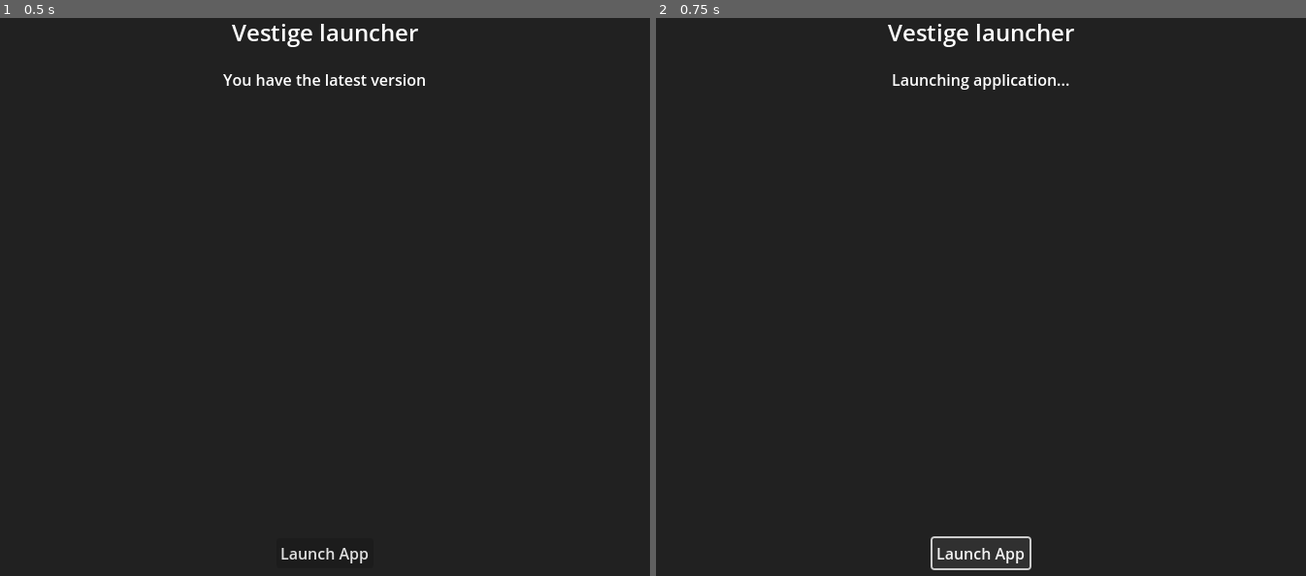
Above: before the commit, frames 1-2 (left to right).
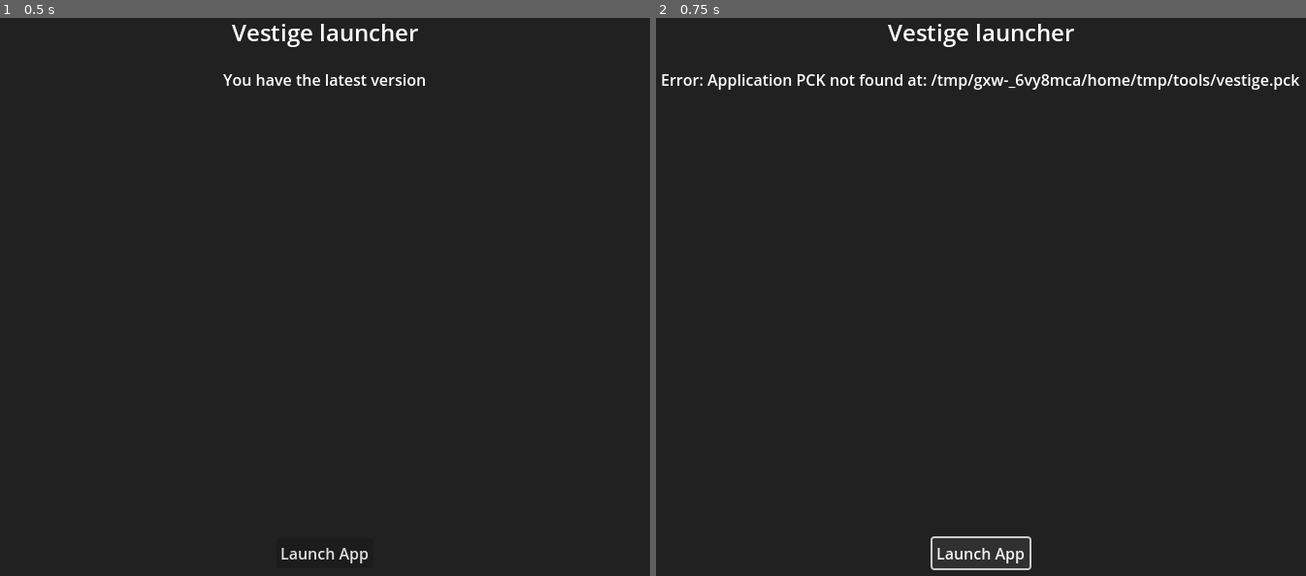
Above: after the commit, the same moments.

Repository: LepetitdHomme/VestigeLauncher
Game: Godot game, scene res://scenes/main.tscn
The game is run twice, just before and just after one commit, with the same random seed, the same clock (stepped at 60 frames per second) and the same inputs.
Inputs:
- Up to frame 1 (0.5 s): no input
- Up to frame 2 (0.75 s): click "Launch App" at 0.5 s

Frame 1 is identical in both runs. In frame 2, 1.1% of the frame differs, in the area x 0-99%, y 10-13%.

Commit message:
mac os working

Diff:
--- a/project.godot
+++ b/project.godot
@@ -30,3 +30,4 @@
 
 renderer/rendering_method="gl_compatibility"
 renderer/rendering_method.mobile="gl_compatibility"
+textures/vram_compression/import_etc2_astc=true
--- a/scripts/config.gd
+++ b/scripts/config.gd
@@ -19,18 +19,12 @@
 
 
 static func get_app_directory() -> String:
-	return OS.get_executable_path().get_base_dir()
+	if OS.get_name() == "macOS":
+		 # Use the app's user data directory, which is guaranteed to be writable
+		return OS.get_user_data_dir()
+	else:
+		return OS.get_executable_path().get_base_dir()
 
-#static func get_main_app_path() -> String:
-	#var base_dir = get_app_directory()
-	#
-	## Assuming the app is in a subdirectory called "app"
-	#match OS.get_name():
-		#"Windows":
-			#return base_dir.path_join("vestige.exe")
-		#_:
-			## For Mac and Linux, use the appropriate binary name
-			#return base_dir.path_join("vestige")
 
 static func get_app_pck_path() -> String:
 	return get_app_directory().path_join("vestige.pck")
--- a/scripts/main.gd
+++ b/scripts/main.gd
@@ -10,6 +10,7 @@
 
 
 func _ready():
+	adjust_viewport()
 	# Connect signals from the global UpdateManager singleton
 	UpdateManager.update_check_completed.connect(_on_update_check_completed)
 	UpdateManager.download_progress.connect(_on_download_progress)
@@ -31,6 +32,29 @@
 	# Begin update check
 	status_label.text = "Checking for updates..."
 	UpdateManager.check_for_updates()
+
+
+func get_ui_scale_factor(dpi: float, screen_size: Vector2) -> float:
+	var reference_dpi := 109.0
+	var reference_resolution := Vector2(2560, 1440)
+
+	var dpi_ratio := dpi / reference_dpi
+	var res_ratio := (screen_size.x * screen_size.y) / (reference_resolution.x * reference_resolution.y)
+
+	var custom_scale := 0.0 * dpi_ratio + 0.8 * res_ratio
+	return clamp(custom_scale, 1.0, 2.0)
+
+
+func adjust_viewport():
+	# Reference setup: 2K (2560x1440), ~27", ~109 DPI
+	var dpi = DisplayServer.screen_get_dpi()
+	var screen_size = DisplayServer.screen_get_size()
+	var scale_factor = get_ui_scale_factor(dpi, screen_size)
+	print("INFO: dpi:", dpi)
+	print("INFO: screen:", screen_size)
+	print("INFO: scale factor:", scale_factor)
+	get_viewport().content_scale_factor = scale_factor
+
 
 func _on_update_check_completed(has_update: bool, version_info: Dictionary):
 	if has_update:
@@ -78,11 +102,13 @@
 		else:
 			status_label.text = "Failed to install update."
 	else:
-		status_label.text = "Download failed."
+		pass
+		#status_label.text = "Download failed."
 
 	launch_button.visible = true
 
 func _on_error(message: String):
+	print(message)
 	status_label.text = "Error: " + message
 	launch_button.visible = true
 
@@ -107,7 +133,9 @@
 func _is_asset_for_current_platform(asset_name: String) -> bool:
 	#print_debug(OS.get_name())
 	var platform = OS.get_name().to_lower()
+	#print_debug(platform)
 	var asset_lower = asset_name.to_lower()
+	#print_debug(asset_lower)
 
 	# Simplified check - just look for the platform name in the asset name
 	return platform in asset_lower
--- a/scripts/update_manager.gd
+++ b/scripts/update_manager.gd
@@ -44,6 +44,7 @@
 	var error = _http_request.request(download_url)
 
 	if error != OK:
+		print_debug(error)
 		_downloading = false
 		error_occurred.emit("Failed to start download")
 		download_completed.emit(false)
@@ -74,16 +75,34 @@
 	return true
 
 
+
 func launch_app() -> void:
-	var app_path = OS.get_executable_path()
 	var app_pck_path = Config.get_app_pck_path()
 
+	print("PCK path: " + app_pck_path)
+
 	if not FileAccess.file_exists(app_pck_path):
-		error_occurred.emit("Application PCK not found at: ", app_pck_path)
+		error_occurred.emit("Application PCK not found at: " + app_pck_path)
 		return
 
-	var pid = OS.create_process(app_path, ["--main-pack", app_pck_path])
-	if pid <= 0:
+	var launch_success = false
+
+	if OS.get_name() == "macOS":
+		# On macOS, use create_instance which is designed for this purpose
+		# This creates a new instance of the same application with different arguments
+		var args = ["--main-pack", app_pck_path]
+		print("Creating new instance with args: " + str(args))
+		launch_success = OS.create_instance(args)
+		print("Create instance result: " + str(launch_success))
+	else:
+		# On Windows/Linux, use create_process
+		var app_path = OS.get_executable_path()
+		print("Executable path: " + app_path)
+		var pid = OS.create_process(app_path, ["--main-pack", app_pck_path])
+		print("Process creation result: " + str(pid))
+		launch_success = (pid > 0)
+
+	if not launch_success:
 		error_occurred.emit("Failed to launch application")
 		return
 
@@ -111,7 +130,7 @@
 		return
 
 	var release_info = json.get_data()
-	print_debug(release_info)
+	#print_debug(release_info)
 	_current_release = release_info.get("tag_name", "v0.0.0")
 
 	# Extract version from tag_name (usually in format v1.0.0)
Not shown, changed: export_presets.cfg
